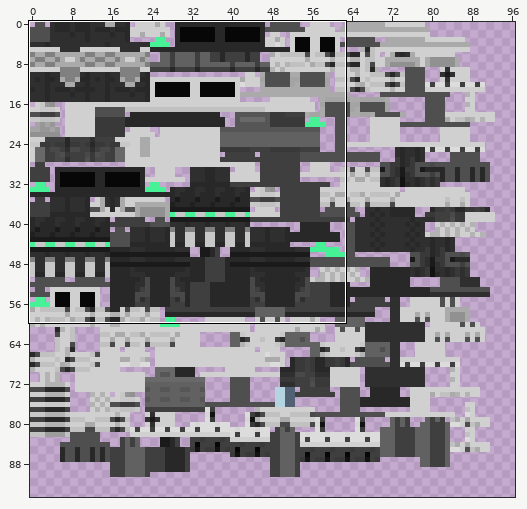
File history of a sprite sheet, src/main/resources/assets/mekanism/render/mekasuit.png. Above: a wide view before the commit, with the close-up outlined.
Close-up. The starting point:
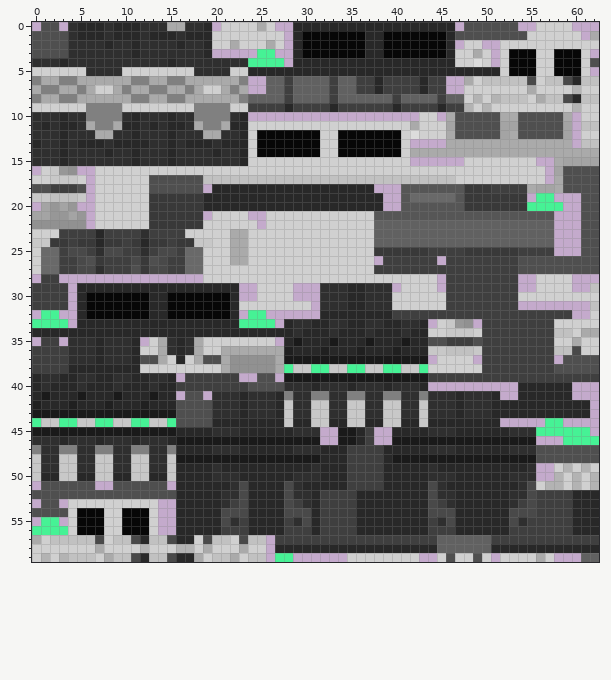
The file is 128x128 pixels. Colours within 5 levels of each other are drawn and written as one. Shown: x 0..62, y 0..59. The wide view leaves out empty margins.
New version:
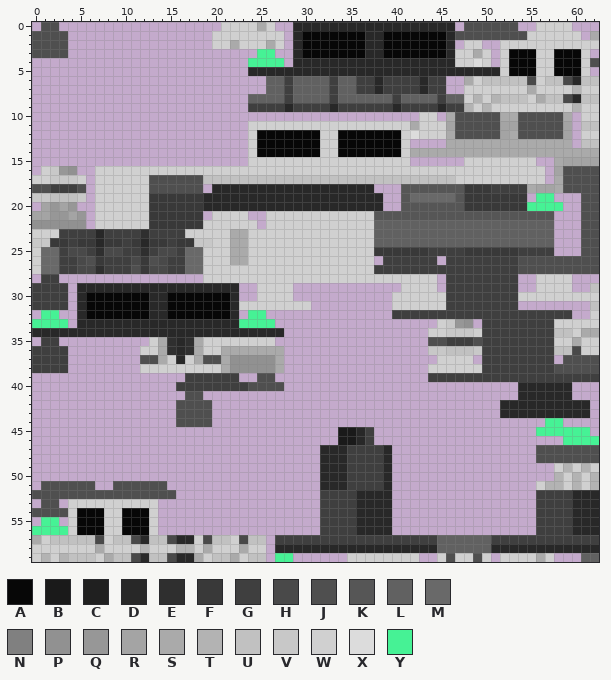
Palette (. is transparent): A #070707  B #1a1a1a  C #202020  D #282828  E #2f2f2f  F #393939  G #3f3f3f  H #494949  J #4f4f4f  K #565656  L #616161  M #696969  N #808080  P #919191  Q #979797  R #a4a4a4  S #aaaaaa  T #b3b3b3  U #c1c1c1  V #c8c8c8  W #d0d0d0  X #dcdcdc  Y #46f295
Diff:
@@ x 0..25 @@
- 0 .JJ.EDDDEDDDEEESSEED.WWWWS
- 1 JJJJEDDDEDDDEDDDEDDDWWWWWW
- 2 JJJJEEEEDEEDEEEEDEEDWWSWWW
- 3 JJJJEEEEEEEDEEEEEEED.....Y
- 4 EEEDEEEEEEEEEEEDEEEEEEEEYY
- 5 WWWWWWEEEEWWWWWWWWEEEEWWDD
- 6 NSSNNSSSSSSNNSSNNSSSSSSN..
- 7 SNNSSNSWWSNSSNNSSNSWWSNS..
- 8 NSSNNSSSSSSNNSSNNSSSSSSNLL
- 9 WWWWWWNNNNWWWWWWWWNNNNWWGG
-10 EEEDEENNNNEDEEEDEENNNNED..
-11 EDEDDESNNSDDEDEDDESNNSDDWW
-12 EEEDEEESSEEDEEEDEEESSEEDWA
-13 DEEDEDDDEDDDDEEDEDDDEDDDWA
-14 EEEDEEEEDEEDEEEDEEEEDEEDWA
-15 EEEDEEEEEEEDEEEDEEEEEEEDWW
+ 0 .JJ..................WWWWS
+ 1 JJJJ................WWWWWW
+ 2 JJJJ................WWSWWW
+ 3 JJJJ.....................Y
+ 4 ........................YY
+ 5 ........................DD
+ 6 ..........................
+ 7 ..........................
+ 8 ........................LL
+ 9 ........................GG
+10 ..........................
+11 ........................WW
+12 ........................WA
+13 ........................WA
+14 ........................WA
+15 ........................WW
 16 .WVQP..WWWWWWWWWWWWWWWWWWW
@@ x 0..62 @@
 28 .GG................WWWWWWWWWWWWWWWWWWWWWWWWWW.GGGGGGGG..WWWW...
-29 GGGG.DDDDDDDDDDDDDDDDDD..WWWW...EEEDDEEE.WWWW.GGGGGGGG..WWWW..U
-30 GGGG.DAAAAAAADDAAAAAAAD..WWWW...EEEDDEEEWWWWWWGGGGGGGGWWWWWWWWW
-31 GGGG.DAAAAAAADDAAAAAAADWWWWWWWW.EEEDDEEEWWWWWWGGGGGGGG........U
-32 .YY..DAAAAAAADDAAAAAAAD.YY......DDDDDDDDGGGGGGGGGGGGGGGGGGGG..W
-33 YYYY.DDDDDDDDDDDDDDDDDDYYYY.DEEDDEEDDEEDDEED.WVQP.GGGGGGGGWWWWW
-34 DDDDDDDDDDDDDDDDDDDDDDDDDDDDDEDDDEDDDEDDDEDDWWVVVWGGGGGGGGUUWSS
-35 .GG.EEEDEEED.WSEDESWWWWWWWW.DBDDDBDDDBDDDBDDJJGGGJGGGGGGGGWWSWW
-36 GGGGEEEDEEEDWWSEDESWWSSSSSSSCDDDCDDDCDDDCDDDVVUUUVGGGGGGGGUUHWW
-37 GGGGEEEDEEEDJJSWDWSJJSPPPPPSBBBBBBBBBBBBBBBB.WWWW.GGGGGGGG.JJJJ
-38 GGGGDDDDDDDDWWWWWWWWWSPPPPPSYVVYYVVYYVVYYVVYWWWWWWGGGGGGGGJJJJJ
-39 DEEDDEEDDEEDDEED.GGGGGG..JJ.BBBBBBBBBBBBBBBBGGGGGGGGGGGGGGGGGGG
-40 DEDDDEDDDEDDDEDDGGGGGGGGJJJJEEEDEEEDEEEDEEED..........DDDDDD...
-41 DBDDDBDDDBDDDBDD.JJ.EEEDEEEDNEENNEENNEENNEENEEEDEEED..DDDDDD...
-42 CDDDCDDDCDDDCDDDJJJJEEEDEEEDVEEVVEEVVEEVVEEVEEEDEEEDDDDDDDDDDD.
-43 BBBBBBBBBBBBBBBBJJJJEEEDEEEDVEEVVEEVVEEVVEEVEEEDEEEDDDDDDDDDDD.
-44 YVVYYVVYYVVYYVVYJJJJDDDDDDDDVDDVVDDVVDDVVDDVDDDDDDDD.....YY....
-45 BBBBBBBBBBBBBBBBDDDDEEEDDDDDDEEE..BBDG..DDDDEEEDDDDDDEEEYYYYYY.
-46 EEEDEEEDEEEDEEEDBBBBBBBBBBBBBBBB..BBDG..BBBBBBBBBBBBBBBB...YYYY
-47 NEENNEENNEENNEENDDDDEEEDDDDDDEEEDDDGGGGDDDDDEEEDDDDDDEEEJJJJJJJ
-48 VEEVVEEVVEEVVEEVBBBBBBBBBBBBBBBBDDDGGGGDBBBBBBBBBBBBBBBBJJJJJJJ
-49 VEEVVEEVVEEVVEEVDDDDEDDDDDDDDDDEDDDGGGGDDDDDEDDDDDDDDDDE..WTWTW
-50 VDDVVDDVVDDVVDDVDDDDEEEDDDDDDEEEDDDGGGGDDDDDEEEDDDDDDEEE..TWTWT
-51 .JJJJJJ..JJJJJJ.DDDDDDEHDDDDHEDDDDDGGGGDDDDDHEDDDDDDDDEHWTTWTWT
-52 JJJJJJJJJJJJJJJJDDDDDEEHDDDDHEEDGGGGDDDDDDDDHEEDDDDDDEEHGGGGDDD
-53 .JJ.WWWWWWWWWW..DDDDDEGHDDDDHGEDGGGGDDDDDDDDHGEDDDDDDEGHGGGGDDD
-54 JJJJWAAAWWAAAW..DDDDDHHHDDDDHHHDGGGGDDDDDDDDHHHDDDDDDHHHGGGGDDD
-55 .YY.WAAAWWAAAW..DDDDDHEGDDDDGEHDGGGGDDDDDDDDGEHDDDDDDHEGGGGGDDD
-56 YYYYWAAAWWAAAW..DDDDDGGGDDDDGGGDGGGGDDDDDDDDGGGDDDDDDGGGGGGGDDD
+29 GGGG.DDDDDDDDDDDDDDDDDD..WWWW............WWWW.GGGGGGGG..WWWW..U
+30 GGGG.DAAAAAAADDAAAAAAAD..WWWW...........WWWWWWGGGGGGGGWWWWWWWWW
+31 GGGG.DAAAAAAADDAAAAAAADWWWWWWWW.........WWWWWWGGGGGGGG........U
+32 .YY..DAAAAAAADDAAAAAAAD.YY..............GGGGGGGGGGGGGGGGGGGG..W
+33 YYYY.DDDDDDDDDDDDDDDDDDYYYY..................WVQP.GGGGGGGGWWWWW
+34 DDDDDDDDDDDDDDDDDDDDDDDDDDDD................WWVVVWGGGGGGGGUUWSS
+35 .GG..........WSEDESWWWWWWWW.................JJGGGJGGGGGGGGWWSWW
+36 GGGG........WWSEDESWWSSSSSSS................VVUUUVGGGGGGGGUUHWW
+37 GGGG........JJSWDWSJJSPPPPPS.................WWWW.GGGGGGGG.JJJJ
+38 GGGG........WWWWWWWWWSPPPPPS................WWWWWWGGGGGGGGJJJJJ
+39 .................GGGGGG..JJ.................GGGGGGGGGGGGGGGGGGG
+40 ................GGGGGGGGJJJJ..........................DDDDDD...
+41 .................JJ...................................DDDDDD...
+42 ................JJJJ................................DDDDDDDDDD.
+43 ................JJJJ................................DDDDDDDDDD.
+44 ................JJJJ.....................................YY....
+45 ..................................BBDG..................YYYYYY.
+46 ..................................BBDG.....................YYYY
+47 ................................DDDGGGGD................JJJJJJJ
+48 ................................DDDGGGGD................JJJJJJJ
+49 ................................DDDGGGGD..................WTWTW
+50 ................................DDDGGGGD..................TWTWT
+51 .JJJJJJ..JJJJJJ.................DDDGGGGD................WTTWTWT
+52 JJJJJJJJJJJJJJJJ................GGGGDDDD................GGGGDDD
+53 .JJ.WWWWWWWWWW..................GGGGDDDD................GGGGDDD
+54 JJJJWAAAWWAAAW..................GGGGDDDD................GGGGDDD
+55 .YY.WAAAWWAAAW..................GGGGDDDD................GGGGDDD
+56 YYYYWAAAWWAAAW..................GGGGDDDD................GGGGDDD
 57 SWUUUUUHWUUHDUUHDDWHUUWHUU.GGGGGGGGGGGGGGGGGGLLLLLLGGGGGGGGGGGG
Changed places in both close-ups, as pixel boxes (x1, y1, x2, y2):
erased: (32, 22, 248, 166)
erased: (32, 283, 536, 535)
